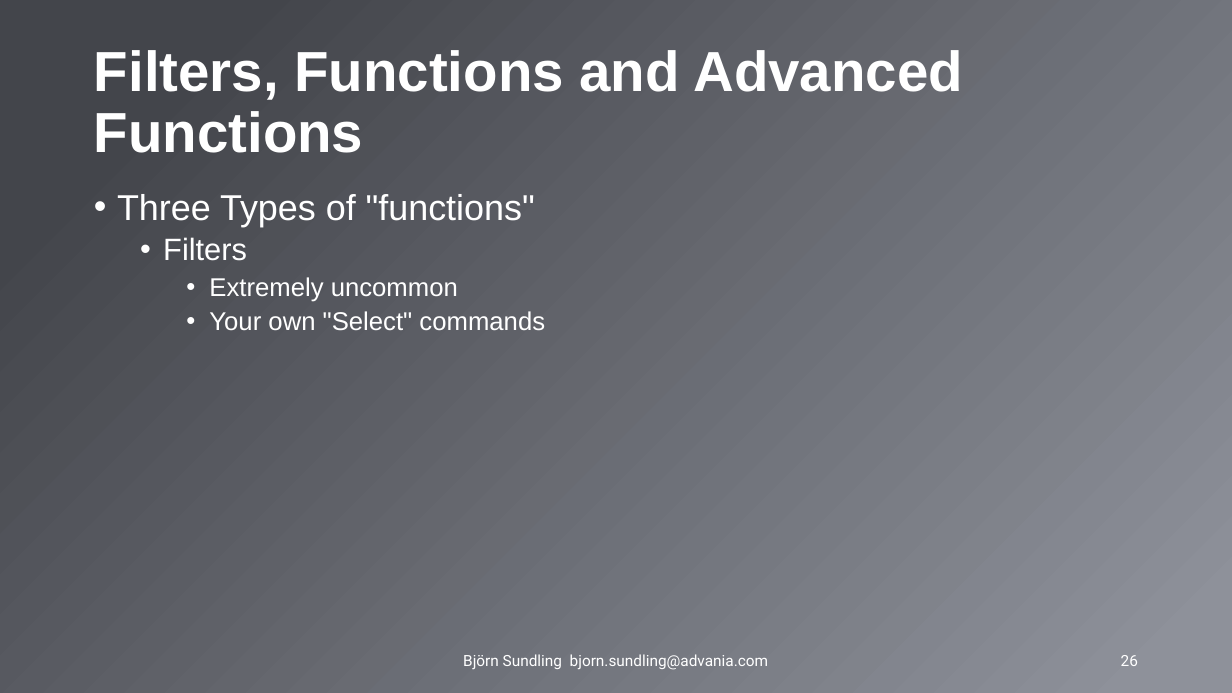
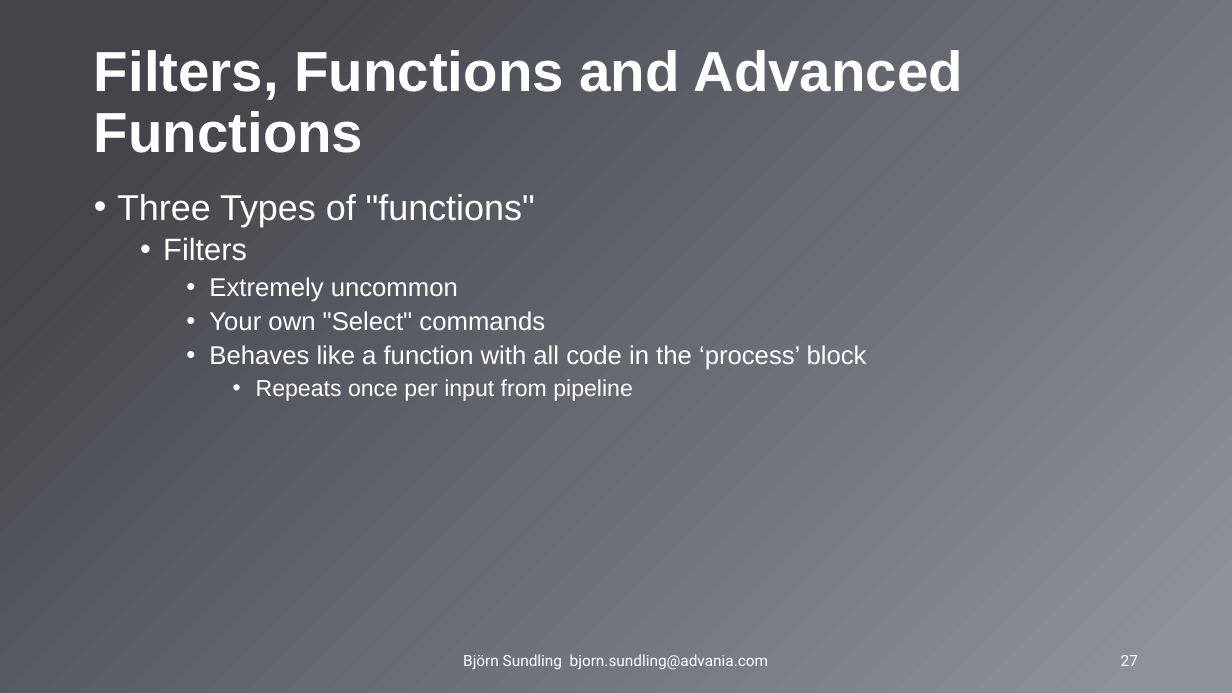
Before and after one commit to AdvaniaSE/PowerShellAdvancedFundamentals, a slide deck: slide 27 of PowerShell Advanced Fundamentals.pptx (slide 26 before the commit). Drawn at 1232x693 pixels with LibreOffice and Linux fonts; fonts in the diff are those of the drawing; background and template pictures are left out. Boxes give left, top, right and bottom in pixels: in the first picture for what was removed or moved away, otherwise in the second. Text is boxed around its words. In the diff, an @@ line names an element or a change of style, - is before the commit and + after.

```diff
--- a/PowerShell Advanced Fundamentals.pptx
+++ b/PowerShell Advanced Fundamentals.pptx
@@ text at [209,345,867,401]: paragraphs added @@
+    • Behaves like a function with all code in the ‘process’ block
+      • Repeats once per input from pipeline
@@ page number at [1121,655,1138,666]: text changed @@
-26
+27
```
Also in this commit, not shown: 9 other slides changed, 3 slides added.
